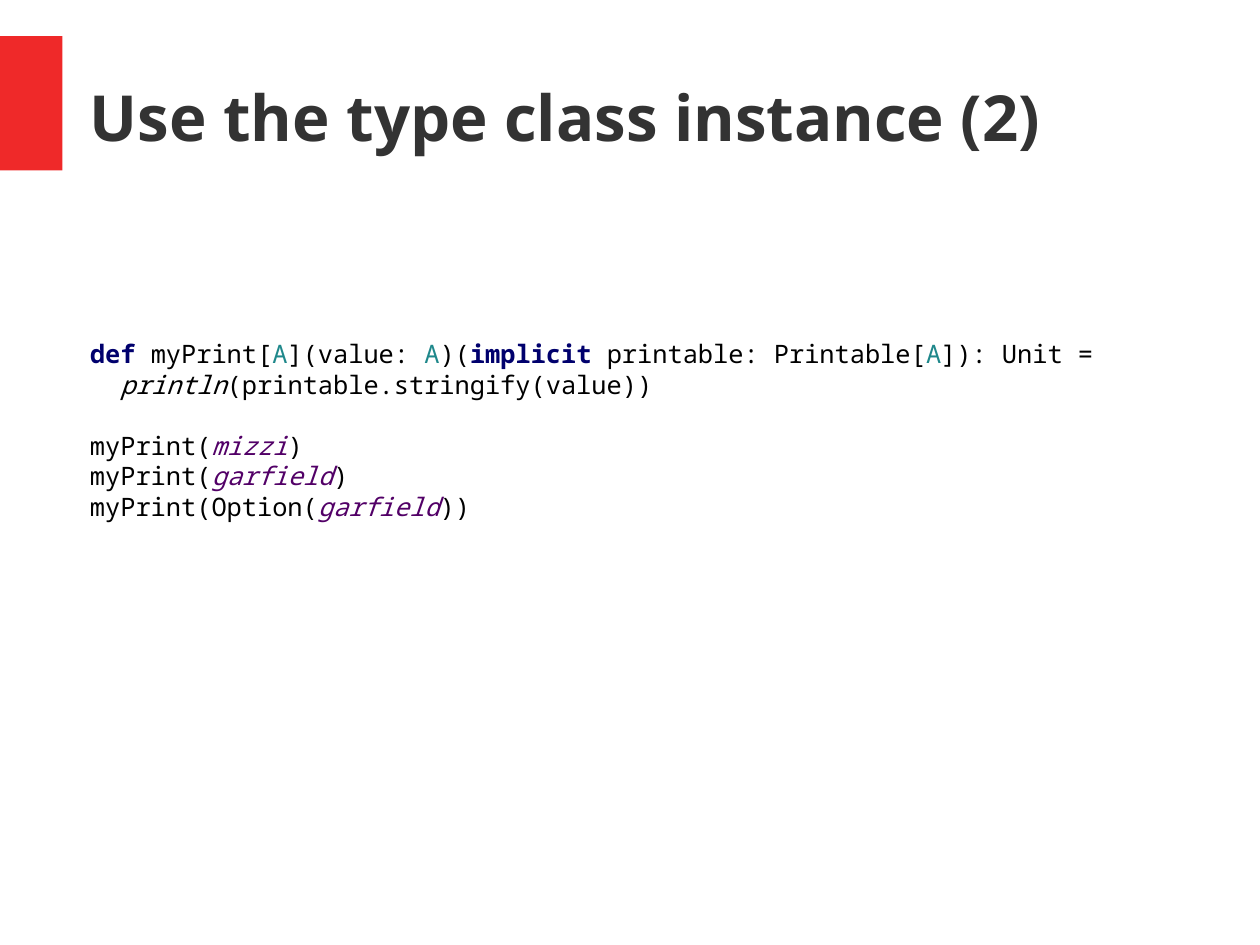
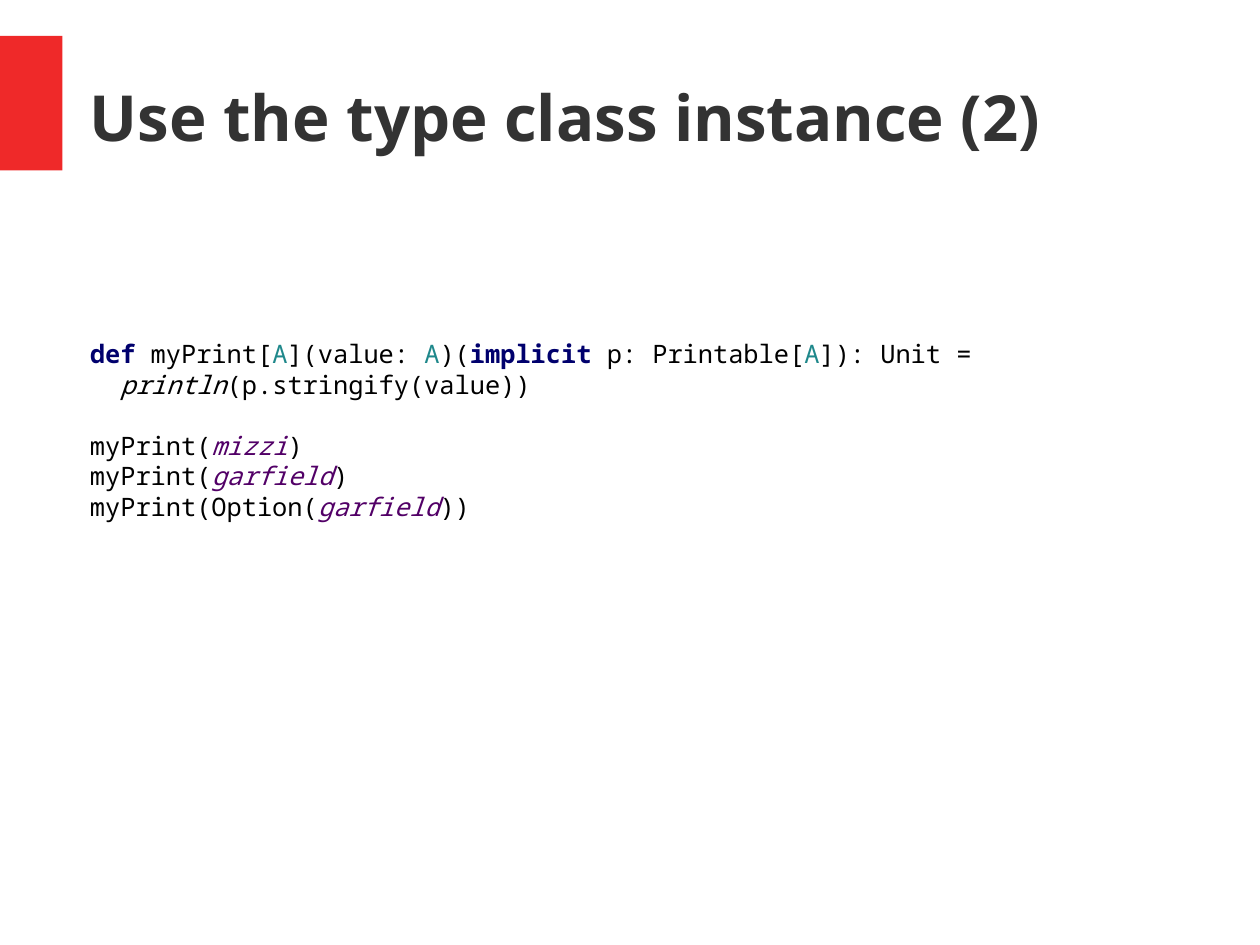
Before and after one commit to hermannhueck/typeclasses, a slide deck: slide 16 of Slides/TypeClasses.pptx. Drawn at 1260x945 pixels with LibreOffice and Linux fonts; fonts in the diff are those of the drawing. Boxes give left, top, right and bottom in pixels: in the first picture for what was removed or moved away, otherwise in the second. Text is boxed around its words. In the diff, an @@ line names an element or a change of style, - is before the commit and + after.

```diff
--- a/Slides/TypeClasses.pptx
+++ b/Slides/TypeClasses.pptx
@@ text at (90, 343, 941, 401): text changed @@
-def myPrint[A](value: A)(implicit printable: Printable[A]): Unit =
-println(printable.stringify(value))
+def myPrint[A](value: A)(implicit p: Printable[A]): Unit =
+println(p.stringify(value))
```
Also in this commit, not shown: 10 other slides changed, 1 other file.
